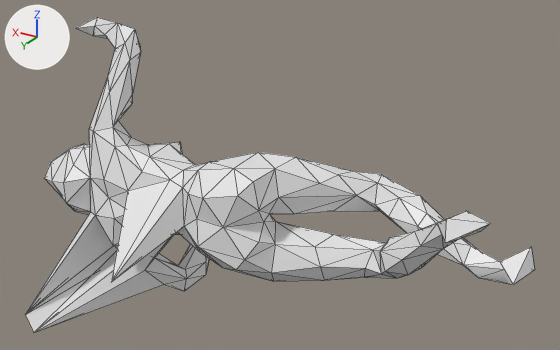
The OBJ model mesh_cnn/datasets/random_walks/T147.obj, before and after one commit.
Rendered twice from a camera (50 mm lens) standing at (-1.194, 1.653, 0.941) and looking at (-0.177, -0.041, 0.094). Every picture has the same lights, and +X, +Y and +Z are marked at upper left. Mesh edges are drawn as thin lines. Where no turn or scale is listed for an object, it has been applied to the vertices.

The first picture shows 'T147'.
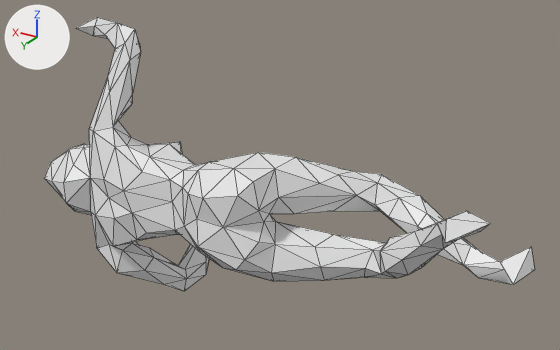
What differs and where, as boxes (x1, y1, x2, y2) in the pictures (560 x 350 px; the box of a moved part takes in the faces that stretch with it):
'T147', reshaped (13% shorter)
    before: (26, 17, 535, 333)
    after: (44, 17, 535, 291)
part 1 of me_t147, moved or reshaped
    before: (26, 212, 173, 333)
    after: (91, 212, 162, 284)
part 2 of me_t147, moved or reshaped
    before: (104, 147, 184, 282)
    after: (104, 147, 184, 230)

What the commit changed:
me_t147 has 252 vertices, 500 faces and spans x -0.87..0.66, y -0.31..0.38, z -0.39..0.45.
me_t147 is used by ob_t147; location (0.0, 0.0, 0.0).
Part 1, on me_t147:
Vertex 45 of me_t147 moves from (0.45, 0.37, -0.34) at pixel (25, 314) to (0.4, 0.11, -0.23) at pixel (96, 248).
Vertex 67 of me_t147 moves from (0.34, -0.09, -0.18) to (0.35, 0.1, -0.2) at pixel (108, 244).
Vertex 70 of me_t147 moves from (0.41, 0.38, -0.38) at pixel (33, 332) to (0.32, 0.11, -0.29) at pixel (116, 272).
Vertex 78 of me_t147 moves from (0.2, -0.18, -0.13) to (0.3, 0.1, -0.21) at pixel (122, 250).
Part 2, on me_t147:
Vertex 91 of me_t147 moves from (0.23, 0.14, 0.02) at pixel (127, 190) to (0.24, 0.14, 0.02) at pixel (123, 190).
Vertex 122 of me_t147 moves from (0.16, 0.3, -0.18) at pixel (111, 282) to (0.1, 0.1, 0.0) at pixel (172, 201).
